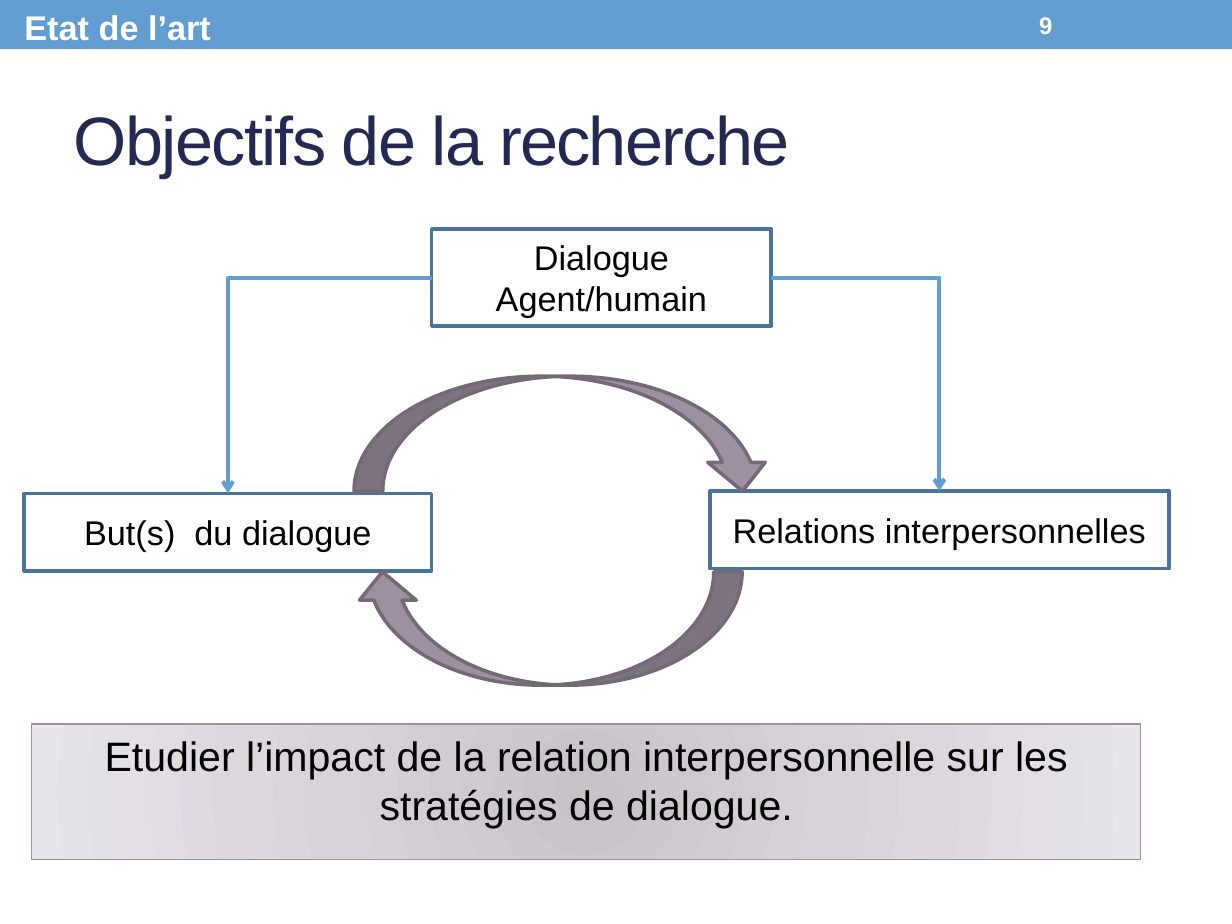
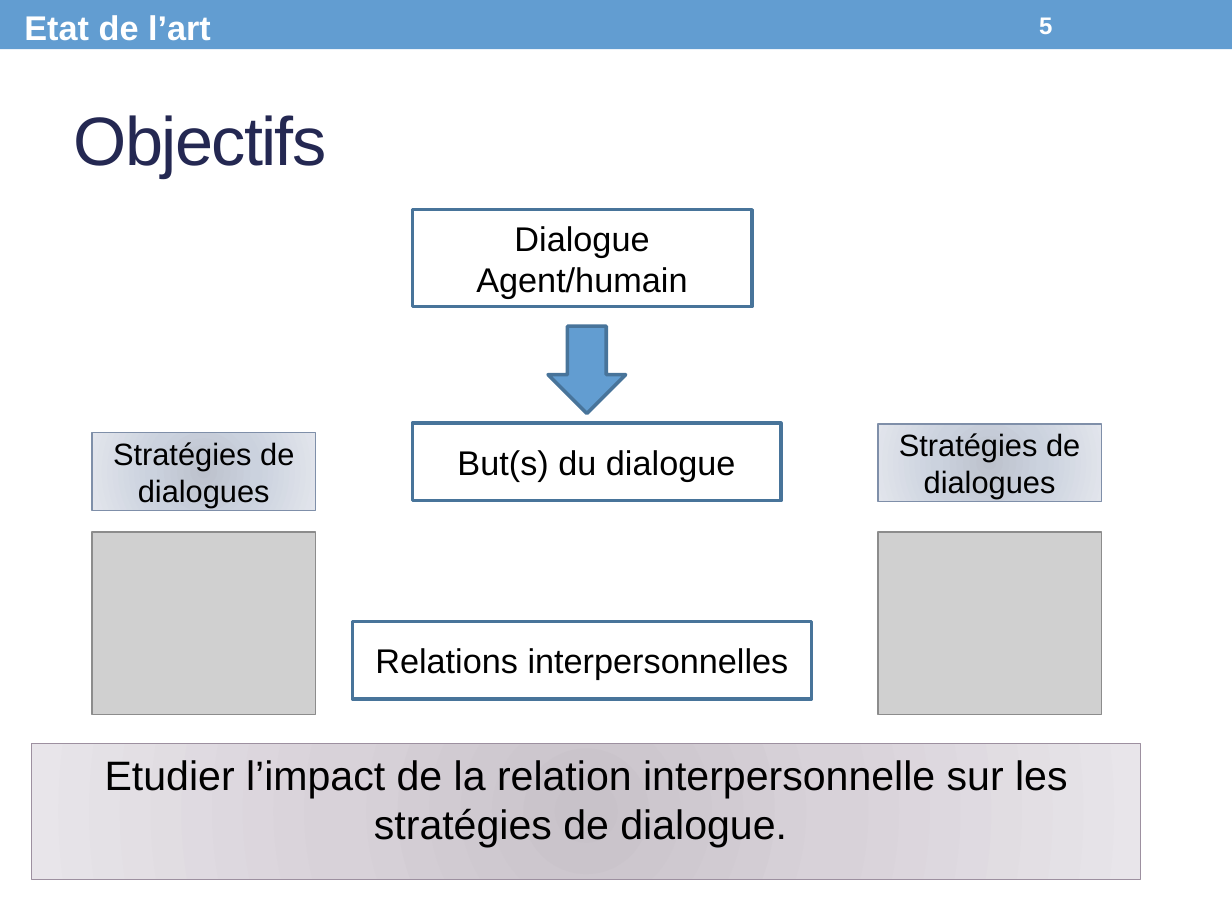
Before and after one commit to Olydia/Discolog, a slide deck: slide 5 of papers/Presentations/CPU_Presentation.pptx (slide 9 before the commit). Drawn at 1232x924 pixels with LibreOffice and Linux fonts; fonts in the diff are those of the drawing; grey boxes stand for pictures. Boxes give left, top, right and bottom in pixels: in the first picture for what was removed or moved away, otherwise in the second. Text is boxed around its words. In the diff, an @@ line names an element or a change of style, - is before the commit and + after.

```diff
--- a/papers/Presentations/CPU_Presentation.pptx
+++ b/papers/Presentations/CPU_Presentation.pptx
@@ page number at box(1039, 17, 1052, 34): text changed @@
-9
+5
@@ title at box(74, 115, 326, 178): text changed @@
-Objectifs de la recherche
+Objectifs
@@ rectangle "Dialogue Agent/humain": place and size @@
-rectangle "Dialogue Agent/humain" at box(431, 229, 771, 326)
+rectangle "Dialogue Agent/humain" at box(413, 209, 753, 307)
@@ elbow arrow removed from (431, 277) to (228, 493) @@
@@ elbow arrow removed from (771, 277) to (940, 492) @@
@@ down arrow added at box(548, 326, 626, 414), fill #629DD1, outline #49749B 2.08 pt @@
@@ curved down arrow removed at box(354, 376, 771, 490) @@
@@ rectangle added at box(92, 432, 315, 510), fill gradient #BDC3CE to #CCD2DE to #E2E6ED, outline #7F8FA9 0.75 pt, 18 pt, text #000000 @@
+Stratégies de dialogues
@@ rectangle "But(s) du dialogue": place and size @@
-rectangle "But(s) du dialogue" at box(25, 493, 432, 570)
+rectangle "But(s) du dialogue" at box(413, 424, 781, 501)
@@ rectangle added at box(878, 424, 1101, 501), fill gradient #BDC3CE to #CCD2DE to #E2E6ED, outline #7F8FA9 0.75 pt, 18 pt, text #000000 @@
+Stratégies de dialogues
@@ picture added at box(92, 532, 315, 715) @@
@@ picture added at box(878, 532, 1101, 715) @@
@@ curved down arrow removed at box(354, 572, 742, 685) @@
@@ rectangle "Relations interpersonnelles": place and size @@
-rectangle "Relations interpersonnelles" at box(710, 492, 1169, 569)
+rectangle "Relations interpersonnelles" at box(352, 621, 812, 699)
@@ text "Etudier l’impact de la relation ...": place and size @@
-text "Etudier l’impact de la relation ..." at box(32, 724, 1141, 860)
+text "Etudier l’impact de la relation ..." at box(32, 743, 1141, 878)
```
Also in this commit, not shown: 14 other slides changed, 1 slide removed.
